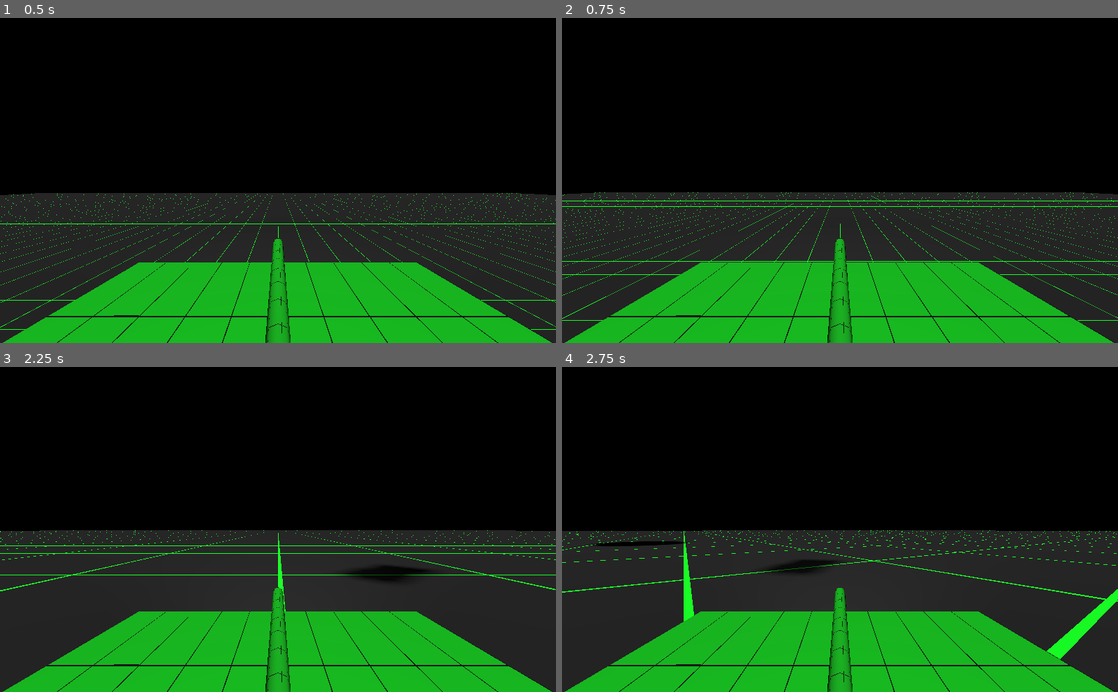
Above: before the commit, frames 1-4 (two rows, left to right).
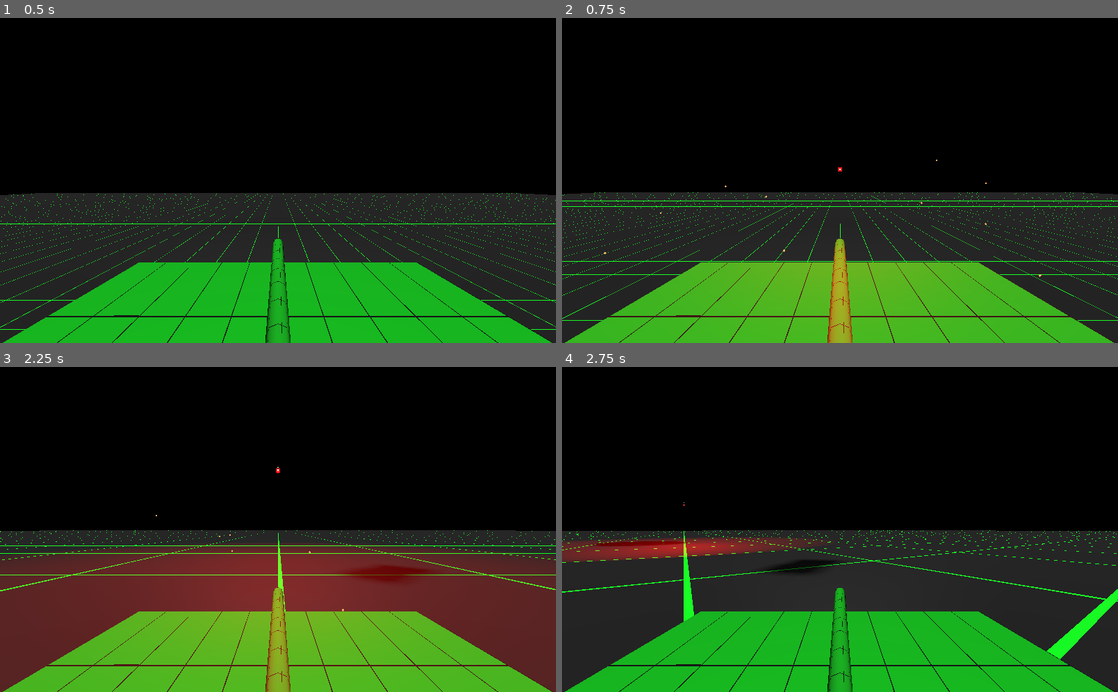
Above: after the commit, the same moments.

Repository: Kromey/spectre
Game: Godot game, scene res://Main.tscn
Two runs of this game, one before a commit and one after it. Both use one fixed random seed, a clock stepped at 60 frames per second and the inputs below.
Inputs:
- Up to frame 1 (0.5 s): no input
- Up to frame 2 (0.75 s): hold D (movement_right) from 0.53 s (still down); hold Space (action_shoot) from 0.53 s (still down)
- Up to frame 3 (2.25 s): release D (movement_right) at 1.28 s; release Space (action_shoot) at 1.28 s; hold S (movement_backward) 1.28-2.03 s; tap Space (action_shoot) at 1.35 s; hold D (movement_right) from 2.03 s (still down); hold Space (action_shoot) from 2.03 s (still down)
- Up to frame 4 (2.75 s): keep holding D (movement_right); keep holding Space (action_shoot)

Frame 1 is identical in both runs. In frame 2, 19% of the frame differs, in the area x 0-100%, y 43-100%; in frame 3, 44%, in the area x 0-100%, y 30-100%; in frame 4, 2.5%.
Error before the commit: Invalid operands 'Nil' and 'int' in operator '>'. (res://tanks/PlayerTank.gd:82)

Commit message:
Fix null ammo on game start

Diff:
--- a/tanks/BaseTank.gd
+++ b/tanks/BaseTank.gd
@@ -18,7 +18,7 @@
 export(float) var FIRE_RATE = 1.5
 export(float) var RELOAD_TIME = 3
 export(float) var GUN_RANGE = 30
-var ammo
+var ammo = 0
 var reloading = false
 
 
@@ -35,7 +35,7 @@
 
 # Called when the node enters the scene tree for the first time.
 func _ready():
-	reload()
+	reload_immediate()
 
 func _physics_process(delta):
 	falling += GRAVITY * delta
